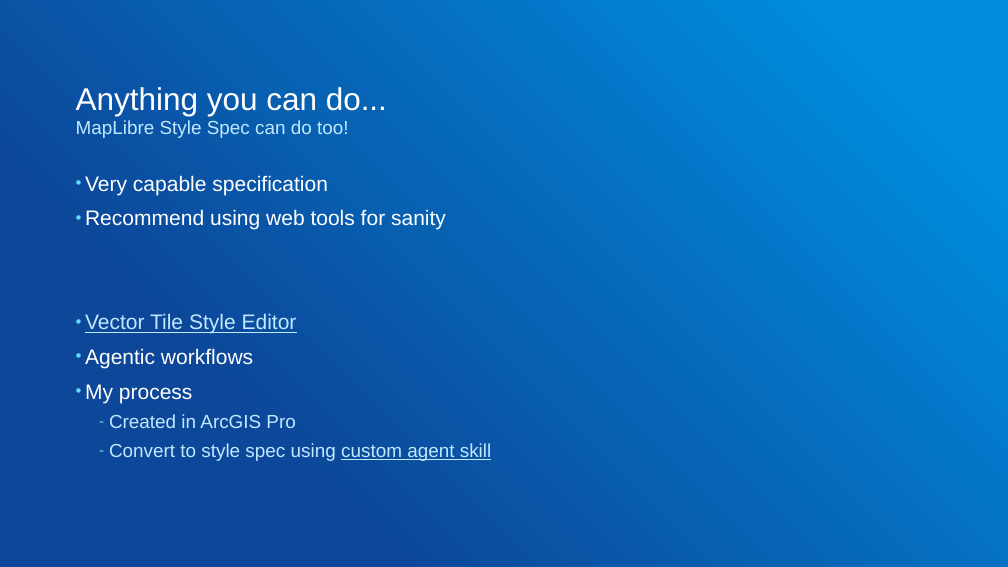
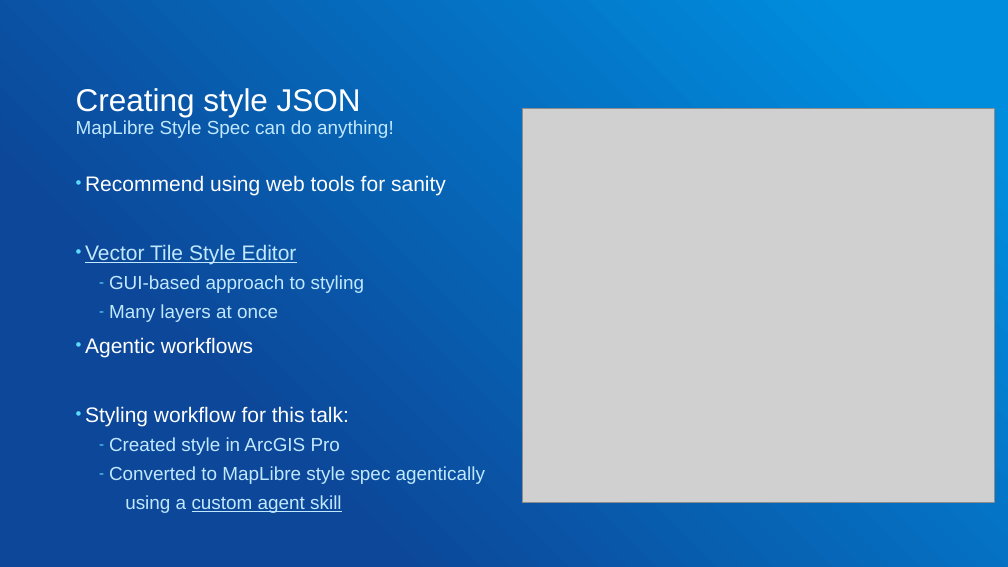
Before and after one commit to gowin20/foss4g-2026-maplibregl-data-visualization, a slide deck: slide 14 of foss4g-maplibre-data-visualization.pptx. Drawn at 1008x567 pixels with LibreOffice and Linux fonts; fonts in the diff are those of the drawing; grey boxes stand for pictures. Boxes give left, top, right and bottom in pixels: in the first picture for what was removed or moved away, otherwise in the second. Text is boxed around its words. In the diff, an @@ line names an element or a change of style, - is before the commit and + after.

```diff
--- a/foss4g-maplibre-data-visualization.pptx
+++ b/foss4g-maplibre-data-visualization.pptx
@@ title at [76, 88, 361, 117]: text changed @@
-Anything you can do...
+Creating style JSON
@@ picture added at [523, 108, 994, 503] @@
@@ text at [76, 120, 394, 138]: text changed @@
-MapLibre Style Spec can do too!
+MapLibre Style Spec can do anything!
@@ text at [85, 175, 328, 195]: paragraph removed @@
-• Very capable specification
@@ text at [109, 275, 365, 322]: paragraphs added @@
+  – GUI-based approach to styling
+  – Many layers at once
@@ text at [85, 406, 485, 513]: text changed @@
-• My process
-  – Created in ArcGIS Pro
-  – Convert to style spec using custom agent skill
+• Styling workflow for this talk:
+  – Created style in ArcGIS Pro
+  – Converted to MapLibre style spec agentically
+  using a custom agent skill
```
Also in this commit, not shown: 11 other slides changed, 5 slides added, 4 slides removed, 10 other files.
